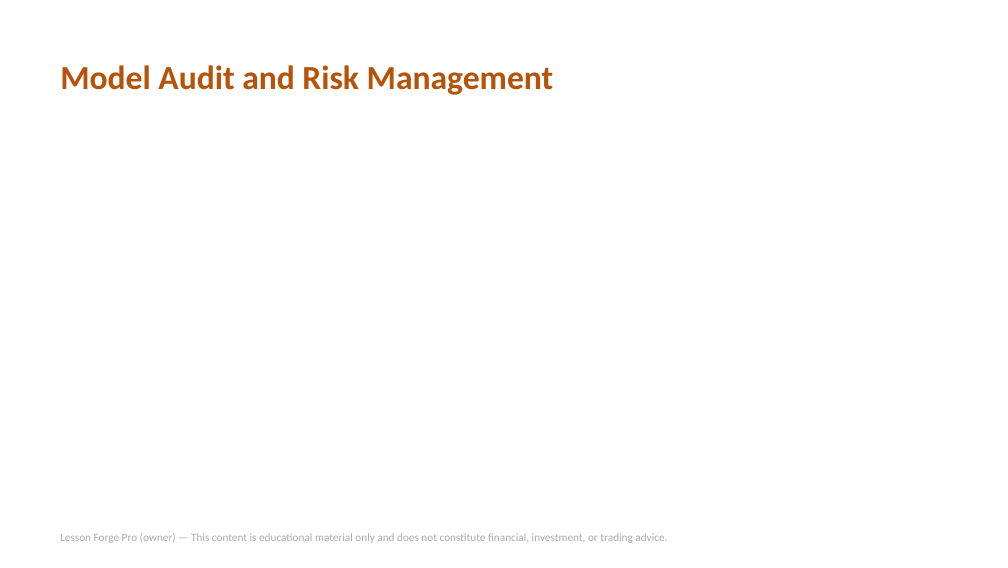
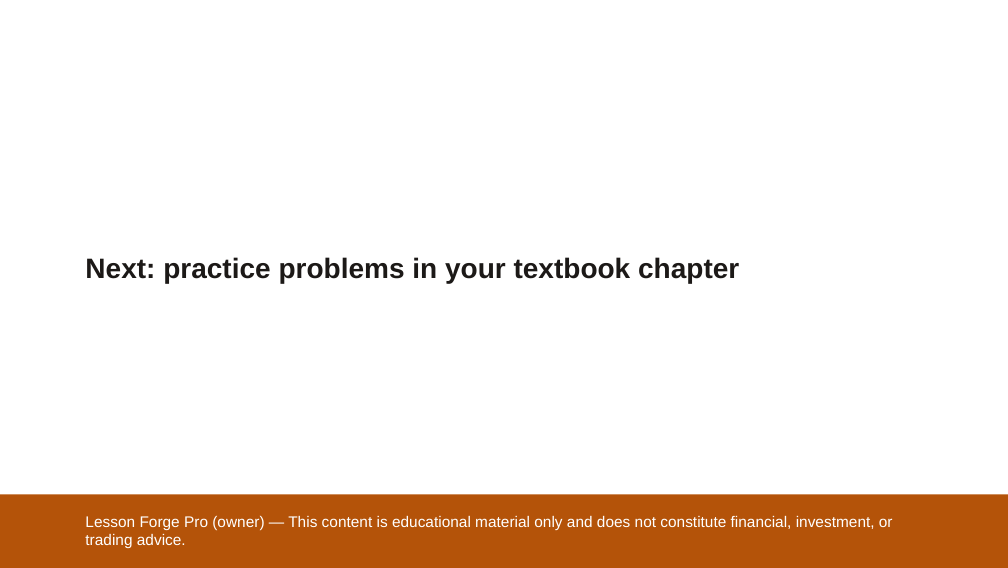
Before and after one commit to mbinmahfooz74-svg/lesson-forge-pro, a slide deck: slide 18 of docs/fmva/packs/day6-slides.pptx (slide 2 before the commit). Drawn at 1008x568 pixels with LibreOffice and Linux fonts; fonts in the diff are those of the drawing. Boxes give left, top, right and bottom in pixels: in the first picture for what was removed or moved away, otherwise in the second. Text is boxed around its words. In the diff, an @@ line names an element or a change of style, - is before the commit and + after.

```diff
--- a/docs/fmva/packs/day6-slides.pptx
+++ b/docs/fmva/packs/day6-slides.pptx
@@ text removed at <box>60,65,554,95</box> @@
-Model Audit and Risk Management
@@ text added at <box>85,257,739,283</box>, 20 pt, text #1C1917, bold @@
+Next: practice problems in your textbook chapter
@@ rectangle added at <box>0,494,1008,568</box>, fill #B45309 @@
@@ text "Lesson Forge Pro (owner) — ...": place and size @@
-text "Lesson Forge Pro (owner) — ..." at <box>60,533,667,543</box>
+text "Lesson Forge Pro (owner) — ..." at <box>85,515,893,548</box>
@@ text "Lesson Forge Pro (owner) — ..." at <box>85,515,893,548</box>: size 8 to 11 pt, font Calibri to Arial, text colour #AAAAAA to #FFFFFF @@
```
Also in this commit, not shown: 1 other slide changed, 16 slides added, 10 slides removed, 30 other files.
